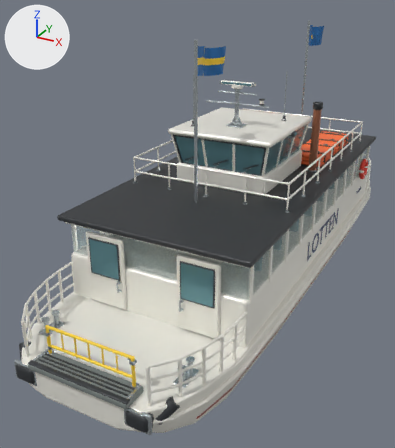
The Blender file source_blender/Lotten.blend as it was, and as the next commit left it.
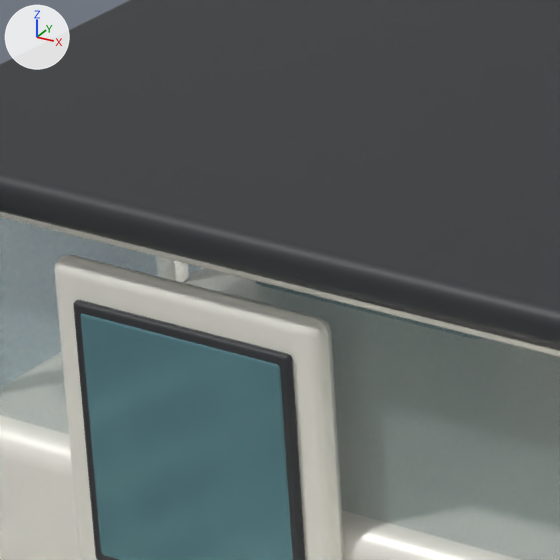
The first picture shows the older version from a 50 mm lens placed at (4.89, -11.42, 6.35), pointed at (-0.8, -1.09, 1.18). The close-ups show the older and then the newer version on the part from 20% to 39% of the width and 44% to 61% of the height of that picture. Only the edits that show in the close-ups are written down. The lights are fixed; the arrows at upper left show +X, +Y and +Z.

The first close-up shows 'Boarding door', 'Boarding door window', 'Boarding window gasket', 'Continuous tinted glazing', 'Main saloon', 'Saloon window header', 'Shelter roof'.
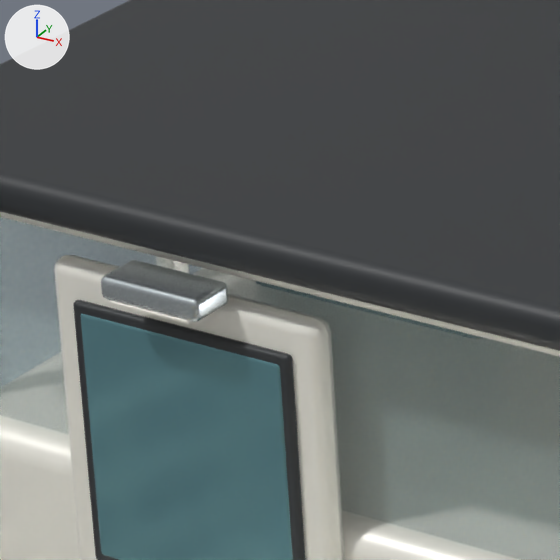
Patch to the scene script:
```diff
--- a/source_blender/Lotten.blend.py
+++ b/source_blender/Lotten.blend.py
@@ me_cube_070_1 @@
+me_cube_070_1.from_pydata(...)  # 96 vertices, 98 faces; spans x -0.12..0.12, y -0.042..0.042, z -0.006..0.006
+me_cube_070_1.materials.append(mat_painted_aluminium)  # white #f8f6ed
@@ me_cube_069_1 @@
+me_cube_069_1.from_pydata(...)  # 96 vertices, 98 faces; spans x -0.15..0.15, y -0.068..0.068, z -0.032..0.032
+me_cube_069_1.materials.append(mat_galvanised_fittings)  # light grey #bac2c5
@@ ob_boarding_deck_lamp_lens @@
+ob_boarding_deck_lamp_lens = bpy.data.objects.new('Boarding deck lamp lens', me_cube_070_1)
+ob_boarding_deck_lamp_lens.parent = ob_lotten
+ob_boarding_deck_lamp_lens.location = (-0.98, -4.411, 2.14)
@@ ob_boarding_deck_lamp_housing @@
+ob_boarding_deck_lamp_housing = bpy.data.objects.new('Boarding deck lamp housing', me_cube_069_1)
+ob_boarding_deck_lamp_housing.parent = ob_lotten
+ob_boarding_deck_lamp_housing.location = (-0.98, -4.386, 2.173)
```

What differs and where, as boxes (x1, y1, x2, y2) in the close-ups (560 x 560 px):
'Boarding deck lamp housing', added
    after: (101, 260, 228, 322)
'Boarding deck lamp lens', added
    after: (110, 300, 192, 324)
